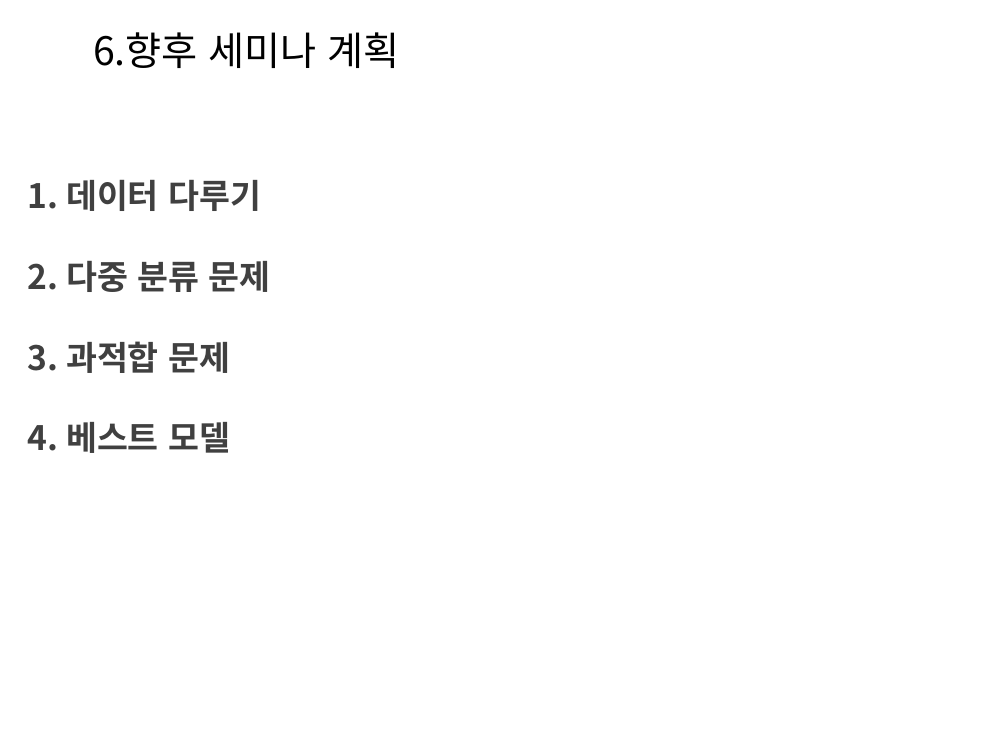
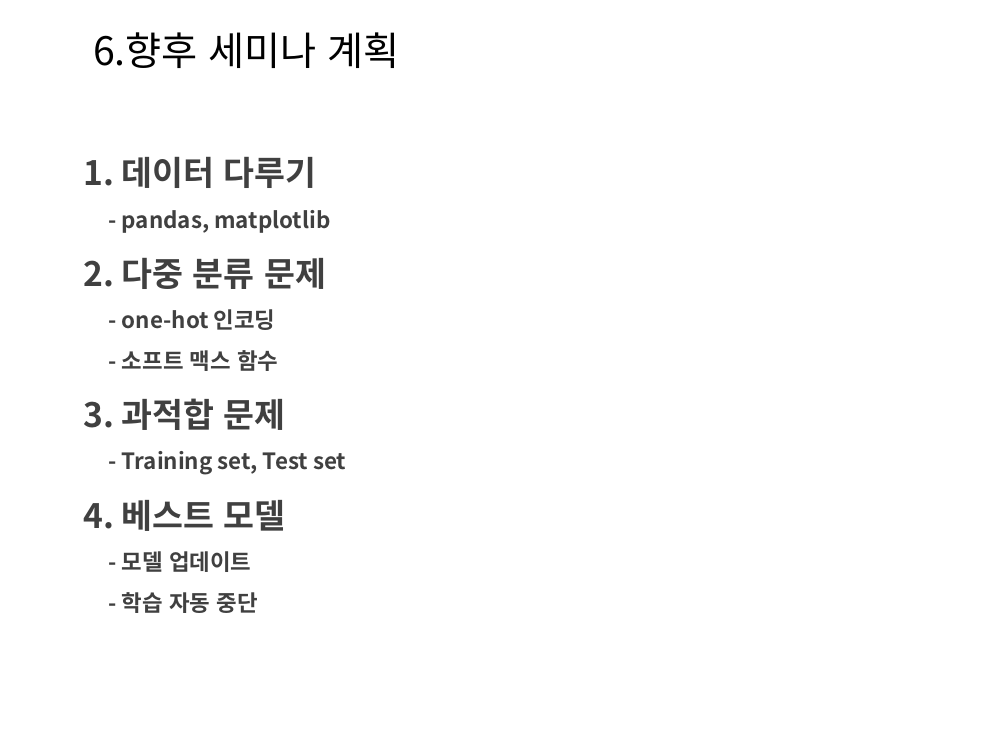
Before and after one commit to Heechul90/Deep_Learning, a slide deck: slide 31 of Study/정리/Deep Learning02.pptx. Drawn at 1008x756 pixels with LibreOffice and Linux fonts; fonts in the diff are those of the drawing; background and template pictures are left out. Boxes give left, top, right and bottom in pixels: in the first picture for what was removed or moved away, otherwise in the second. Text is boxed around its words. In the diff, an @@ line names an element or a change of style, - is before the commit and + after.

```diff
--- a/Study/정리/Deep Learning02.pptx
+++ b/Study/정리/Deep Learning02.pptx
@@ text "1. 데이터 다루기": place and size @@
-text "1. 데이터 다루기" at bbox=[28, 180, 271, 453]
+text "1. 데이터 다루기" at bbox=[83, 157, 346, 613]
@@ text at bbox=[83, 157, 326, 531]: line spacing 2 to 1.5 @@
@@ text at bbox=[122, 210, 330, 233]: paragraph added @@
+- pandas, matplotlib
@@ text at bbox=[122, 309, 278, 371]: paragraphs added @@
+- one-hot 인코딩
+- 소프트 맥스 함수
@@ text at bbox=[122, 451, 346, 475]: paragraph added @@
+- Training set, Test set
@@ text at bbox=[122, 551, 258, 613]: paragraphs added @@
+- 모델 업데이트
+- 학습 자동 중단
```
Also in this commit, not shown: 3 other slides changed, 1 other file.
